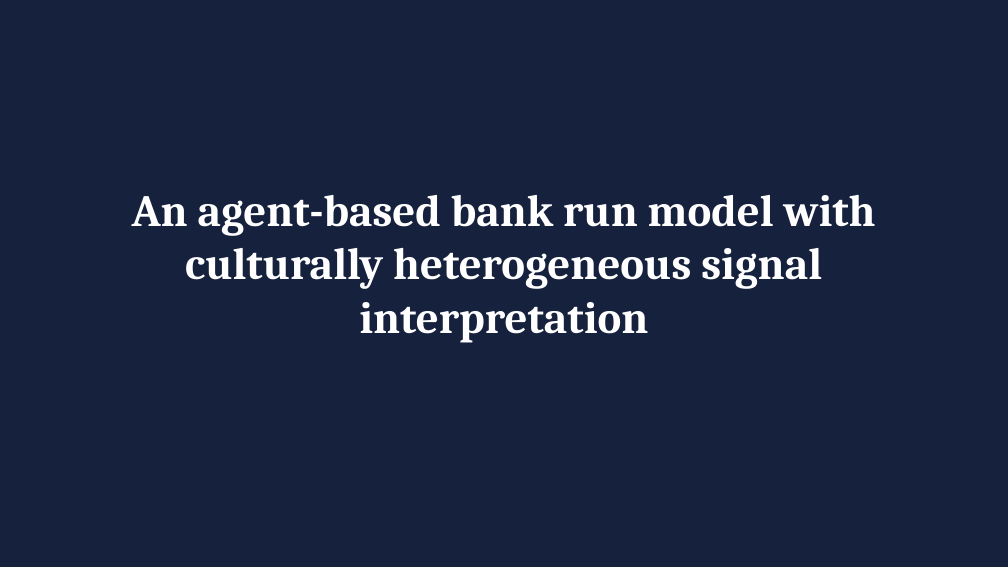
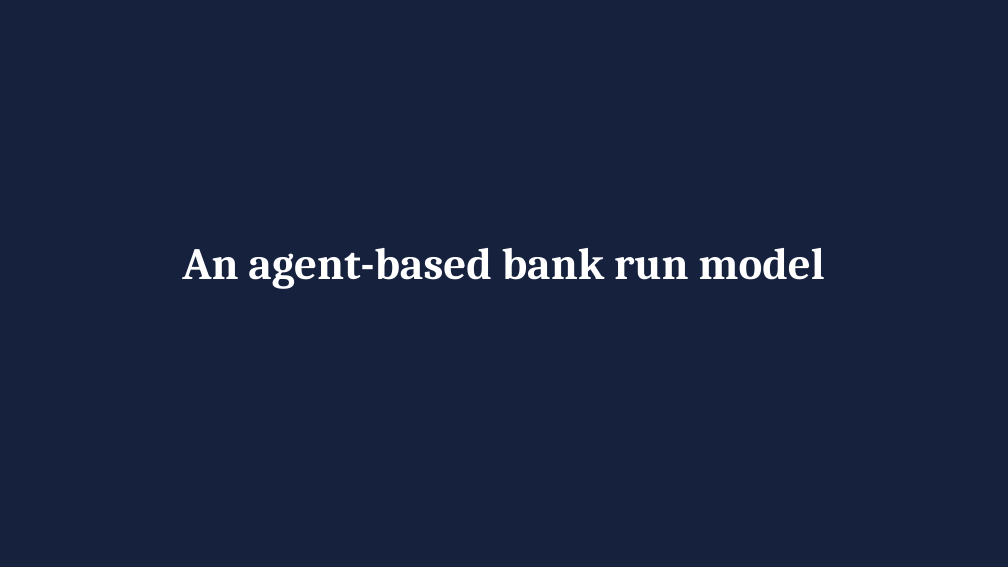
Before and after one commit to wlstover/BankRuns5, a slide deck: slide 6 of docs/deck_2026-10-26_seminar.pptx. Drawn at 1008x567 pixels with LibreOffice and Linux fonts; fonts in the diff are those of the drawing. Boxes give left, top, right and bottom in pixels: in the first picture for what was removed or moved away, otherwise in the second. Text is boxed around its words. In the diff, an @@ line names an element or a change of style, - is before the commit and + after.

```diff
--- a/docs/deck_2026-10-26_seminar.pptx
+++ b/docs/deck_2026-10-26_seminar.pptx
@@ title at (182,248,825,289): text changed @@
-An agent-based bank run model with culturally heterogeneous signal interpretation
+An agent-based bank run model
```
Also in this commit, not shown: 2 other files.
